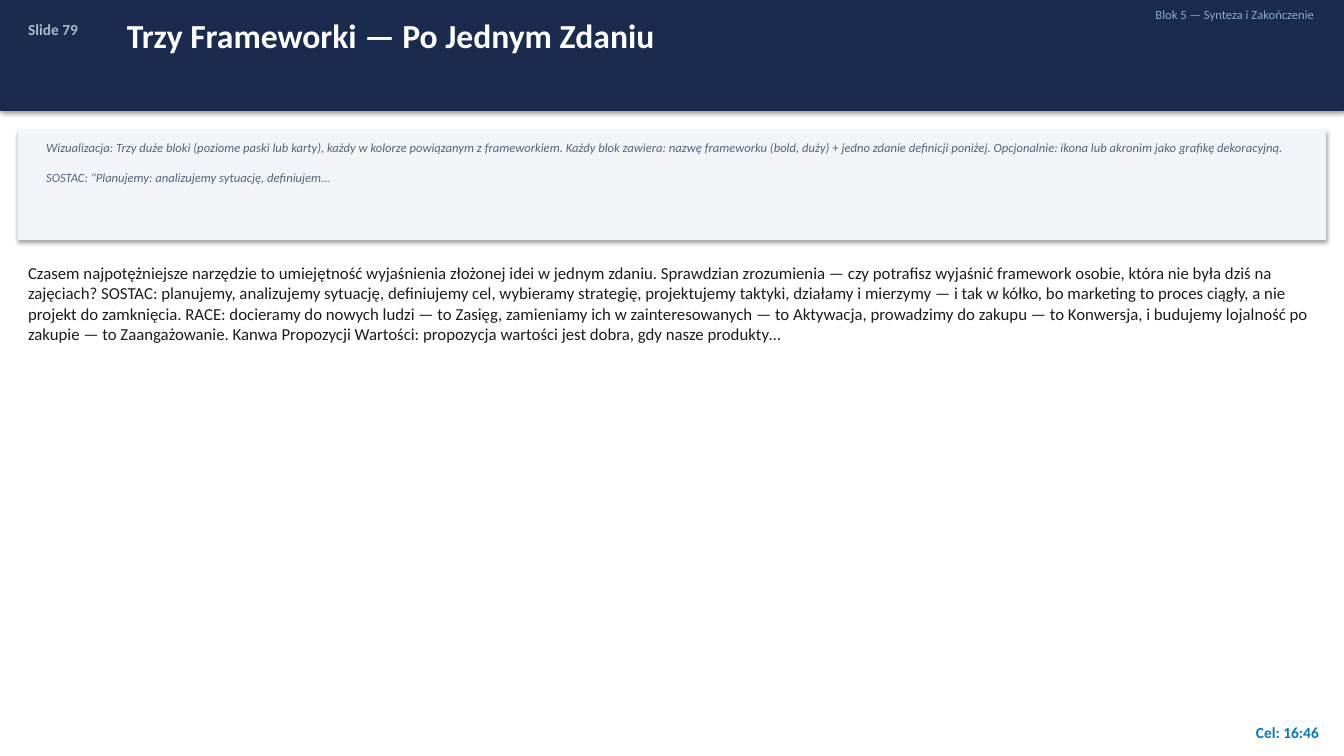
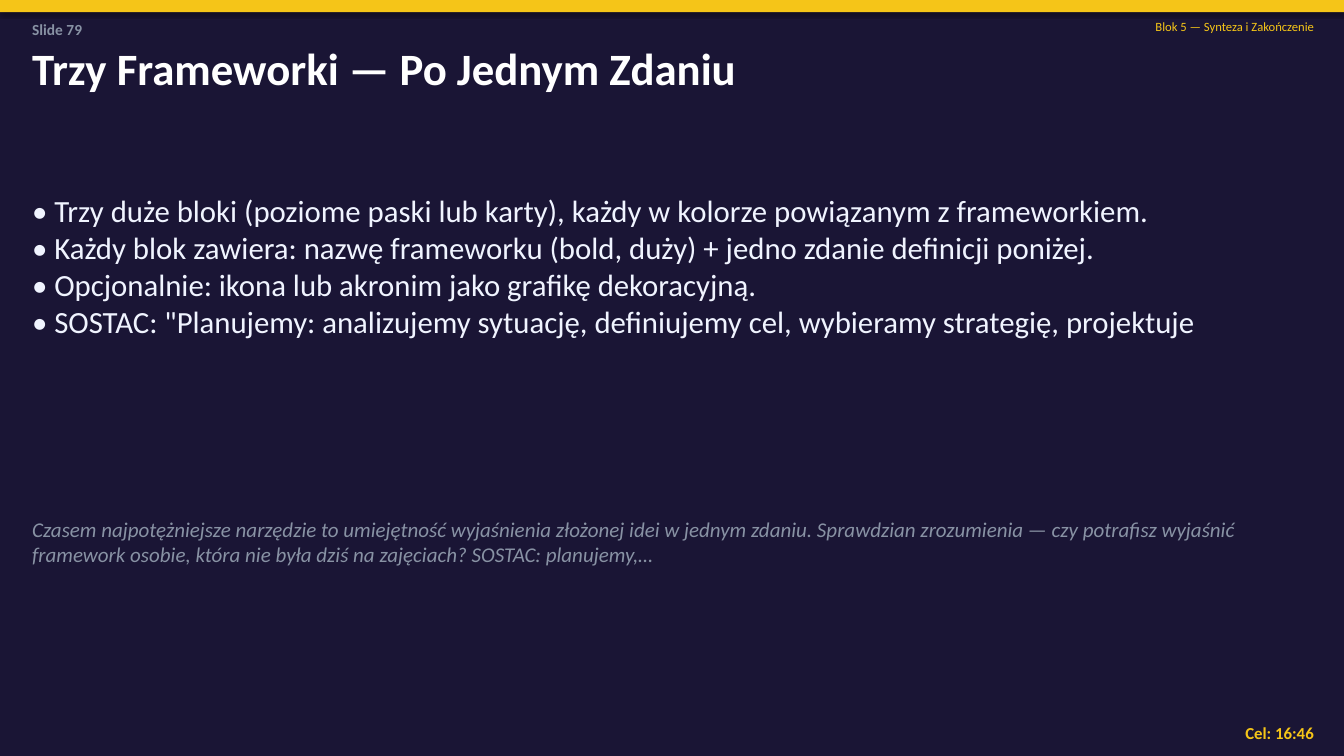
Before and after one commit to porwisz/marketing-zajecia, a slide deck: slide 79 of course-materials/Strategia_Marketingu_Cyfrowego.pptx. Drawn at 1344x756 pixels with LibreOffice and Linux fonts; fonts in the diff are those of the drawing. Boxes give left, top, right and bottom in pixels: in the first picture for what was removed or moved away, otherwise in the second. Text is boxed around its words. In the diff, an @@ line names an element or a change of style, - is before the commit and + after.

```diff
--- a/course-materials/Strategia_Marketingu_Cyfrowego.pptx
+++ b/course-materials/Strategia_Marketingu_Cyfrowego.pptx
@@ rectangle: place and size @@
-rectangle at bbox=[0, 0, 1344, 111]
+rectangle at bbox=[0, 0, 1344, 756]
@@ rectangle at bbox=[0, 0, 1344, 756]: fill #1A2B4E to #1A1535 @@
@@ rectangle added at bbox=[0, 0, 1344, 12], fill #F5C518 @@
@@ text "Slide 79" at bbox=[32, 24, 82, 35]: text colour #AABBCC to #8892A4 @@
@@ text "Blok 5 — Synteza i ...": place and size @@
-text "Blok 5 — Synteza i ..." at bbox=[1155, 10, 1314, 21]
+text "Blok 5 — Synteza i ..." at bbox=[1155, 22, 1314, 33]
@@ text "Blok 5 — Synteza i ..." at bbox=[1155, 22, 1314, 33]: text colour #88AACC to #F5C518 @@
@@ text "Trzy Frameworki — Po Jednym ...": place and size @@
-text "Trzy Frameworki — Po Jednym ..." at bbox=[127, 24, 655, 54]
+text "Trzy Frameworki — Po Jednym ..." at bbox=[32, 53, 735, 92]
@@ text "Trzy Frameworki — Po Jednym ..." at bbox=[32, 53, 735, 92]: size 24 to 32 pt @@
@@ rectangle removed at bbox=[18, 129, 1326, 240] @@
@@ text at bbox=[54, 199, 1194, 339]: text changed; size 9 to 22 pt; text colour #55657A to #F0F4FF; italic off @@
-Wizualizacja: Trzy duże bloki (poziome paski lub karty), każdy w kolorze powiązanym z frameworkiem. Każdy blok zawiera: nazwę frameworku (bold, duży) + jedno zdanie definicji poniżej. Opcjonalnie: ikona lub akronim jako grafikę dekoracyjną.
-SOSTAC: "Planujemy: analizujemy sytuację, definiujem…
+• Trzy duże bloki (poziome paski lub karty), każdy w kolorze powiązanym z frameworkiem.
+• Każdy blok zawiera: nazwę frameworku (bold, duży) + jedno zdanie definicji poniżej.
+• Opcjonalnie: ikona lub akronim jako grafikę dekoracyjną.
+• SOSTAC: "Planujemy: analizujemy sytuację, definiujemy cel, wybieramy strategię, projektuje
@@ text at bbox=[32, 522, 1235, 566]: text changed; size 12 to 15 pt; text colour #1C1C1C to #8892A4; italic on @@
-Czasem najpotężniejsze narzędzie to umiejętność wyjaśnienia złożonej idei w jednym zdaniu. Sprawdzian zrozumienia — czy potrafisz wyjaśnić framework osobie, która nie była dziś na zajęciach? SOSTAC: planujemy, analizujemy sytuację, definiujemy cel, wybieramy strategię, projektujemy taktyki, działamy i mierzymy — i tak w kółko, bo marketing to proces ciągły, a nie projekt do zamknięcia. RACE: docieramy do nowych ludzi — to Zasięg, zamieniamy ich w zainteresowanych — to Aktywacja, prowadzimy do zakupu — to Konwersja, i budujemy lojalność po zakupie — to Zaangażowanie. Kanwa Propozycji Wartości: propozycja wartości jest dobra, gdy nasze produkty…
+Czasem najpotężniejsze narzędzie to umiejętność wyjaśnienia złożonej idei w jednym zdaniu. Sprawdzian zrozumienia — czy potrafisz wyjaśnić framework osobie, która nie była dziś na zajęciach? SOSTAC: planujemy,…
@@ text "Cel: 16:46": place and size @@
-text "Cel: 16:46" at bbox=[1256, 727, 1318, 738]
+text "Cel: 16:46" at bbox=[1245, 727, 1314, 739]
@@ text "Cel: 16:46" at bbox=[1245, 727, 1314, 739]: size 11 to 12 pt, text colour #007AC2 to #F5C518 @@
```
Also in this commit, not shown: 81 other slides changed, 3 slides added, 3 slides removed, 1 other file.
